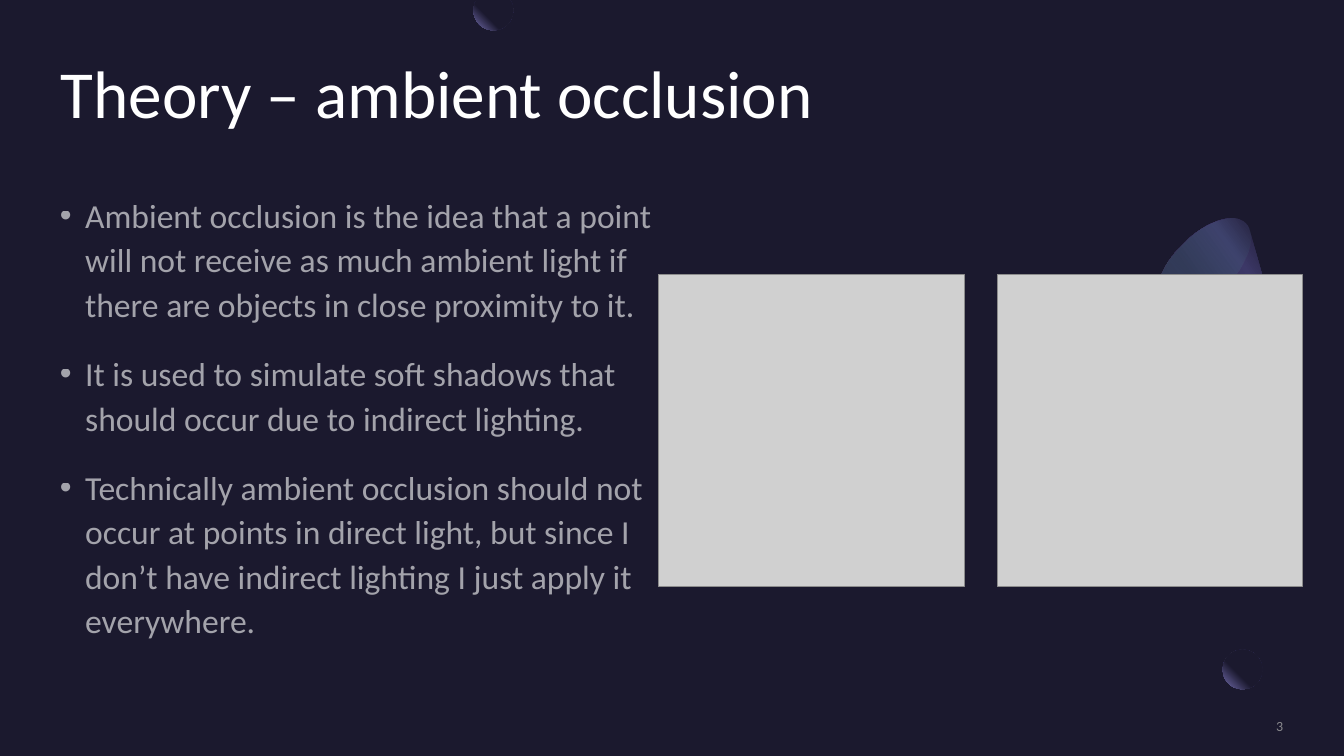
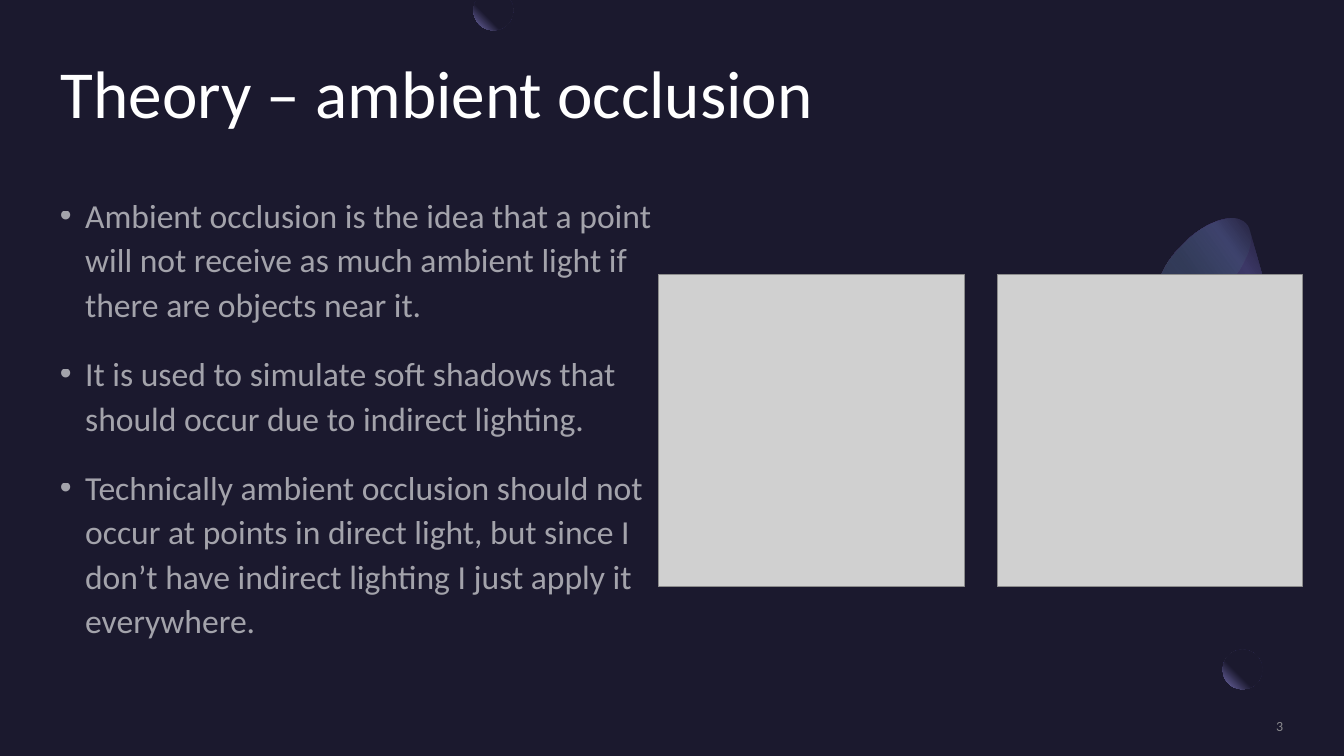
Before and after one commit to jtothec67/Ray-tracer, a slide deck: slide 3 of Presentation Title.pptx. Drawn at 1344x756 pixels with LibreOffice and Linux fonts; fonts in the diff are those of the drawing; grey boxes stand for pictures. Boxes give left, top, right and bottom in pixels: in the first picture for what was removed or moved away, otherwise in the second. Text is boxed around its words. In the diff, an @@ line names an element or a change of style, - is before the commit and + after.

```diff
--- a/Presentation Title.pptx
+++ b/Presentation Title.pptx
@@ text at bbox=[85, 205, 651, 323]: text changed @@
-• Ambient occlusion is the idea that a point will not receive as much ambient light if there are objects in close proximity to it.
+• Ambient occlusion is the idea that a point will not receive as much ambient light if there are objects near it.
```
Also in this commit, not shown: 13 other slides changed, 1 slide added, 1 slide removed, 14 other files.
